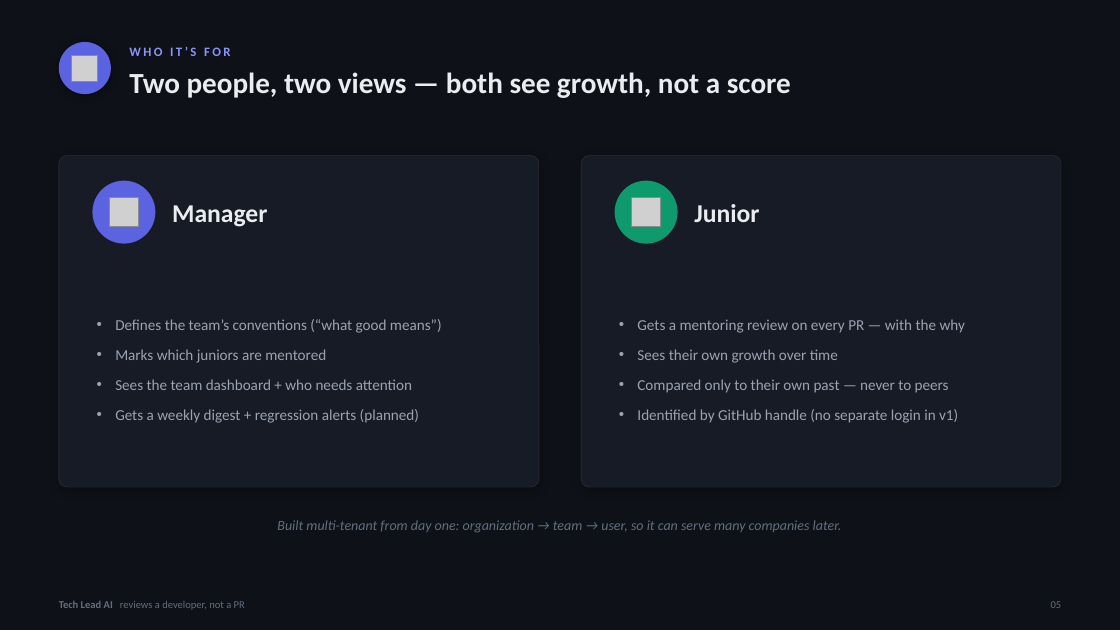
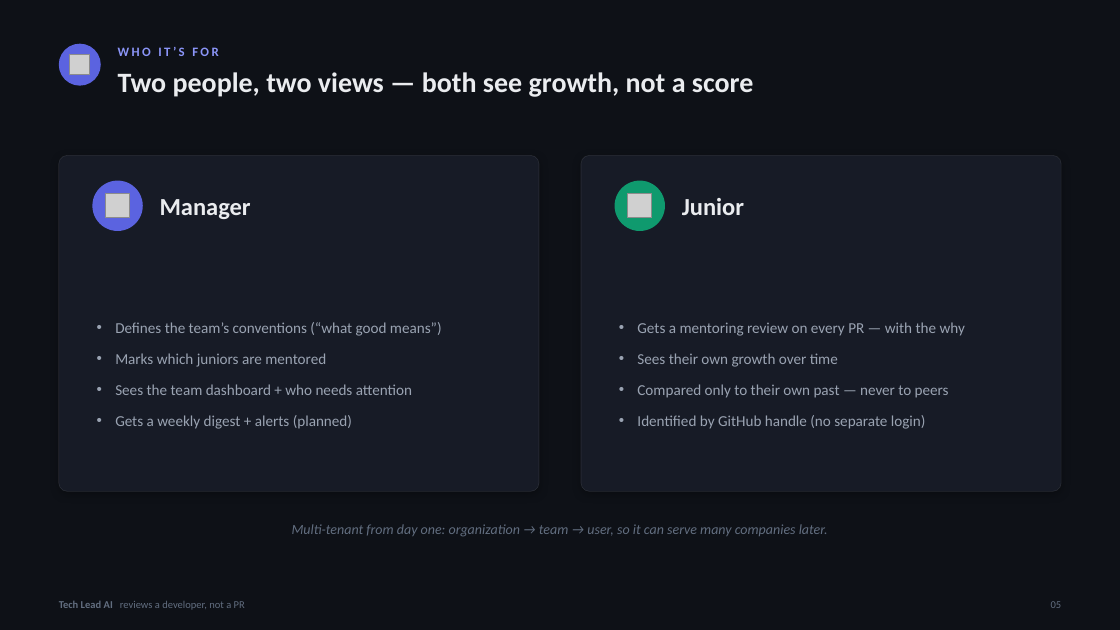
Before and after one commit to TechLead-AI/techlead-ai, a slide deck: slide 5 of TechLead2.pptx. Drawn at 1120x630 pixels with LibreOffice and Linux fonts; fonts in the diff are those of the drawing; grey boxes stand for pictures. Boxes give left, top, right and bottom in pixels: in the first picture for what was removed or moved away, otherwise in the second. Text is boxed around its words. In the diff, an @@ line names an element or a change of style, - is before the commit and + after.

```diff
--- a/TechLead2.pptx
+++ b/TechLead2.pptx
@@ ellipse: place and size @@
-ellipse at (59,42,111,94)
+ellipse at (59,44,101,86)
@@ ellipse at (59,44,101,86): shadow off @@
@@ picture: place and size @@
-picture at (71,55,97,82)
+picture at (70,55,90,75)
@@ text "WHO IT’S FOR": place and size @@
-text "WHO IT’S FOR" at (129,47,230,56)
+text "WHO IT’S FOR" at (118,47,218,56)
@@ text "Two people, two views — ...": place and size @@
-text "Two people, two views — ..." at (129,72,791,98)
+text "Two people, two views — ..." at (118,72,754,97)
@@ text "Two people, two views — ..." at (118,72,754,97): size 25 to 24 pt @@
@@ rounded rectangle: place and size @@
-rounded rectangle at (59,155,539,487)
+rounded rectangle at (59,155,539,492)
@@ rounded rectangle: place and size @@
-rounded rectangle at (581,155,1062,487)
+rounded rectangle at (581,155,1062,492)
@@ ellipse: place and size @@
-ellipse at (92,181,155,244)
+ellipse at (92,181,143,231)
@@ picture: place and size @@
-picture at (109,197,139,227)
+picture at (106,194,130,218)
@@ text "Manager": place and size @@
-text "Manager" at (172,205,267,227)
+text "Manager" at (160,199,251,219)
@@ text "Manager" at (160,199,251,219): size 22 to 21 pt @@
@@ ellipse: place and size @@
-ellipse at (615,181,678,244)
+ellipse at (615,181,665,231)
@@ picture: place and size @@
-picture at (632,197,661,227)
+picture at (628,194,652,218)
@@ text "Junior" at (682,198,744,215): size 22 to 21 pt @@
@@ text "Junior": place and size @@
-text "Junior" at (694,204,759,222)
+text "Junior" at (682,198,744,215)
@@ text at (115,322,442,395): more space between paragraphs @@
@@ text at (637,322,965,398): more space between paragraphs @@
@@ text at (115,415,352,429): text changed @@
-• Gets a weekly digest + regression alerts (planned)
+• Gets a weekly digest + alerts (planned)
@@ text at (637,415,926,429): text changed @@
-• Identified by GitHub handle (no separate login in v1)
+• Identified by GitHub handle (no separate login)
@@ text at (292,524,828,536): text changed @@
-Built multi-tenant from day one: organization → team → user, so it can serve many companies later.
+Multi-tenant from day one: organization → team → user, so it can serve many companies later.
```
Also in this commit, not shown: 17 other slides changed, 2 slides added, 3 slides removed.
